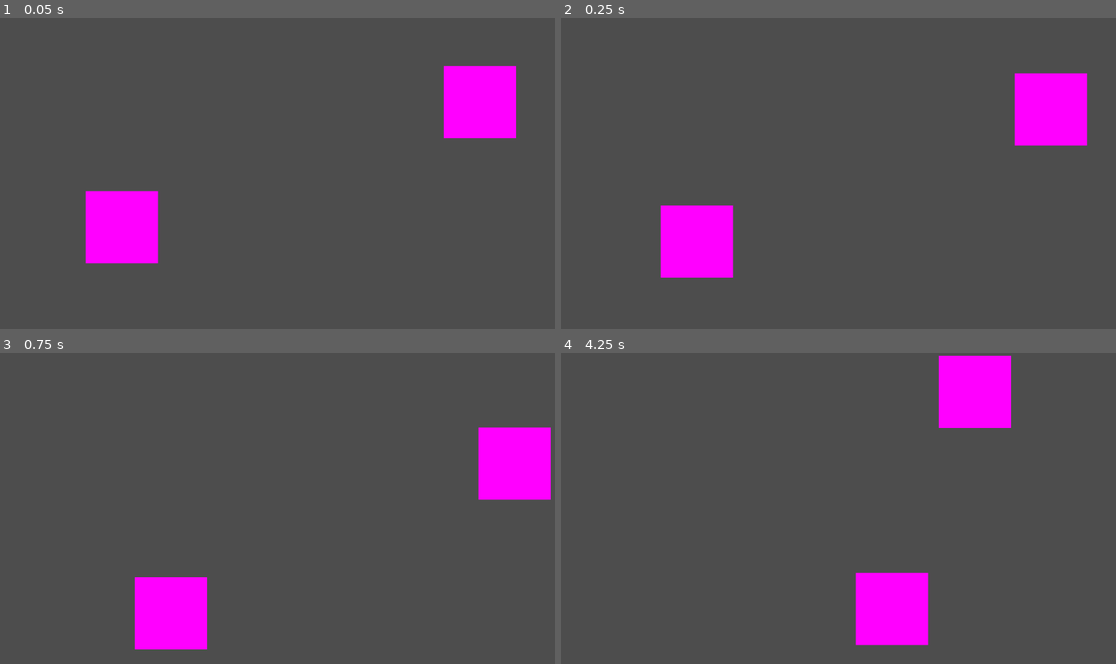
Above: before the commit, frames 1-4 (two rows, left to right).
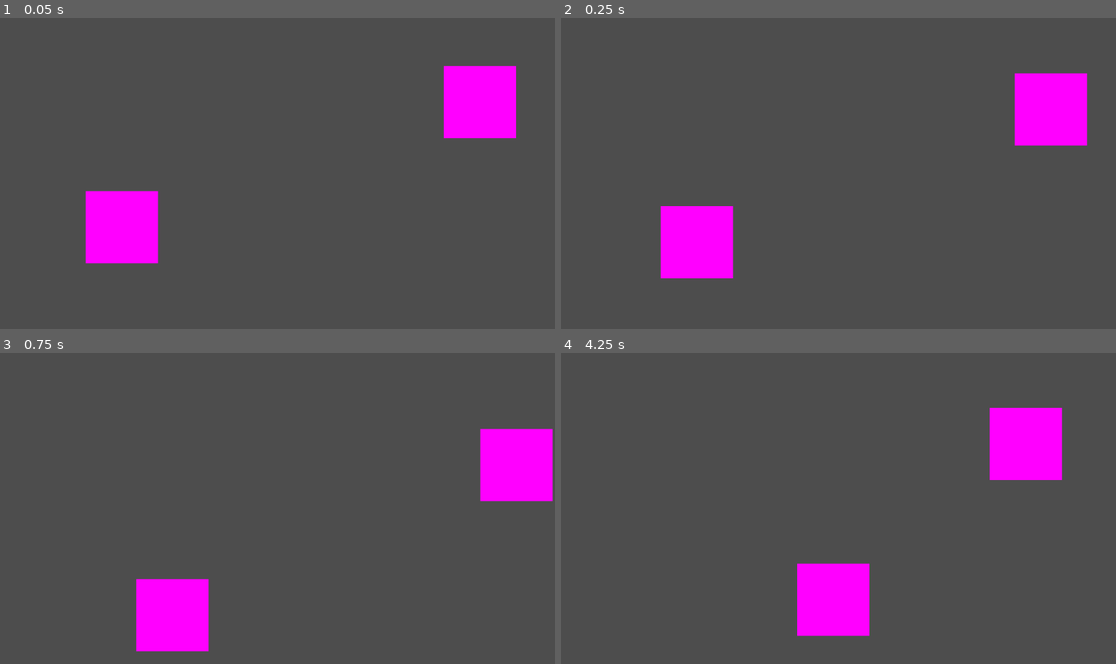
Above: after the commit, the same moments.

Repository: JRissberger/bubble
Game: Godot game, scene res://Scenes/Fight_scene.tscn
Two runs of this game, one before a commit and one after it. Both use one fixed random seed, a clock stepped at 60 frames per second and the inputs below. This scene is started directly instead of the project's main scene.
Inputs (mouse positions are in pixels of both pictures, inside the frame that each line leads up to):
- Up to frame 1 (0.05 s): no input
- Up to frame 2 (0.25 s): no input
- Up to frame 3 (0.75 s): move the mouse to (399, 492) at 0.52 s
- Up to frame 4 (4.25 s): move the mouse to (727, 524) at 1.27 s; move the mouse to (894, 440) at 2.02 s; move the mouse to (810, 570) at 2.77 s; move the mouse to (1005, 555) at 3.52 s

Frame 1 is identical in both runs. In frame 2, less than 0.1% of the frame differs, in the area x 17-32%, y 60-84%; in frame 3, 0.7%; in frame 4, 11%, in the area x 42-91%, y 0-94%.

Commit message:
anti-friction adjustment

Diff:
--- a/GEB/Scripts/bubble.gd
+++ b/GEB/Scripts/bubble.gd
@@ -32,7 +32,7 @@
 	apply_central_force(Vector2(randf_range(-1, 1), randf_range(-1, 1)) * spd_mult)
 
 func _process(delta: float) -> void:
-	apply_central_force(linear_velocity.normalized() * 0.01)
+	apply_central_force(linear_velocity.normalized() * 0.02)
 
 # Called every frame. 'delta' is the elapsed time since the previous frame.
 func _physics_process(delta: float) -> void:
Not shown: 1 places in GEB/Scenes/Fight_scene.tscn that only renumber resources
